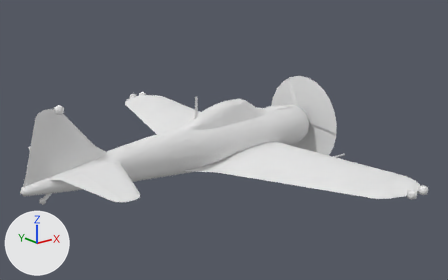
The Blender file Work In Progress/A6m5/a6m5-wing1.blend: old version first, new version second.
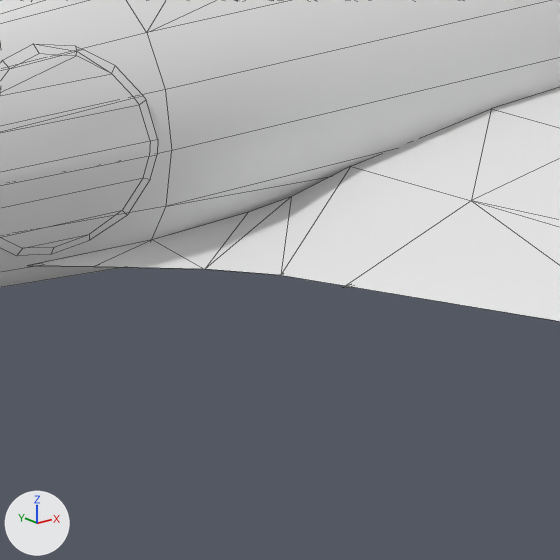
Old and new are each drawn whole from a camera (50 mm lens) standing at (-11.0, -14.01, 5.6) and looking at (-0.28, -0.6, 0.24) and again close up on the part from 39% to 58% of the width and 47% to 77% of the height. Lighting does not change. The marker at lower left points along +X, +Y and +Z. The first two pictures are the older version. The close-ups show mesh edges as thin lines.

Names of what the first close-up shows: 'Fuselage', 'decals'.
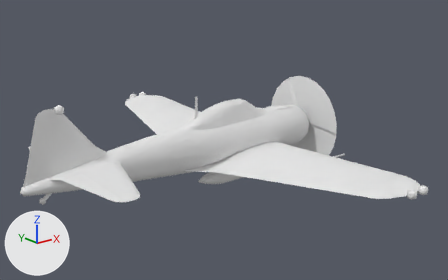
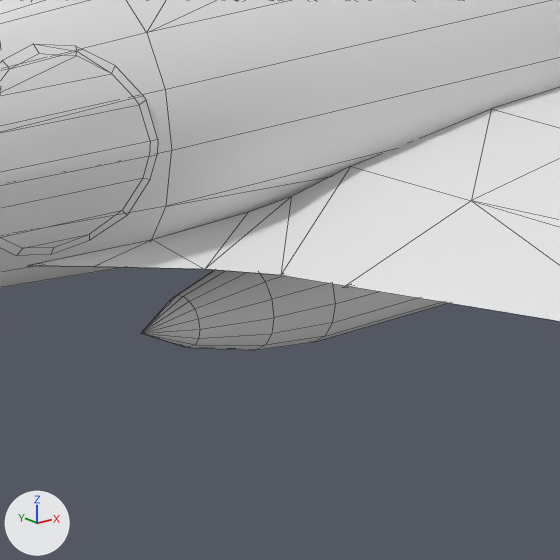
Pixel boxes [x1, y1, x2, y2] of what changed, in the close-ups (560 x 560 px):
'a6m5_drop_tank', added: after [141, 270, 447, 350]

The change, as a list of edits to the scene's bpy script:
```text
Add mat_mat_003:
    mat_mat_003 = diffuse_material('Mat.003')
    mat_mat_003.base_color = (0.8, 0.8, 0.8)  # white #e7e7e7
Add me_mesh:
    me_mesh.from_pydata(...)  # 100 vertices, 112 faces; spans x -1.56..1.07, y -0.26..0.26, z -0.52..0.0
    me_mesh.polygons.foreach_set('use_smooth', [True] * 112)
    me_mesh.materials.append(mat_mat_003)  # white #e7e7e7
Add ob_a6m5_drop_tank:
    ob_a6m5_drop_tank = bpy.data.objects.new('a6m5_drop_tank', me_mesh)
    ob_a6m5_drop_tank.location = (0.761, 0.0, -0.848)
```
